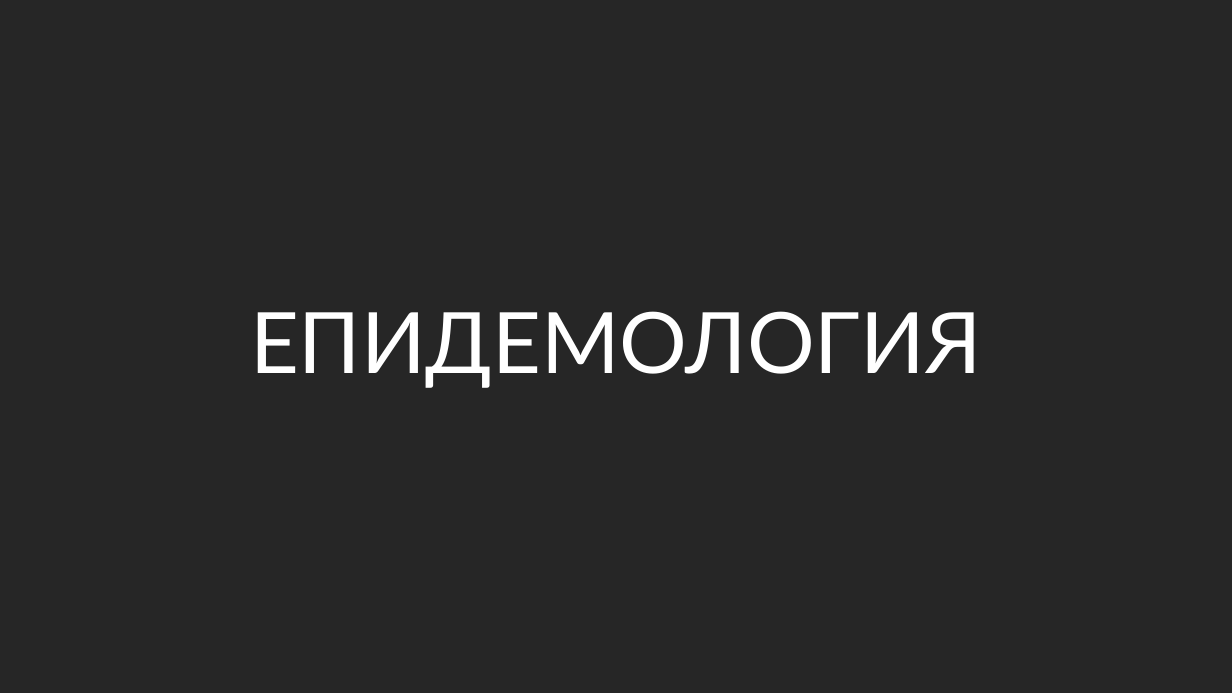
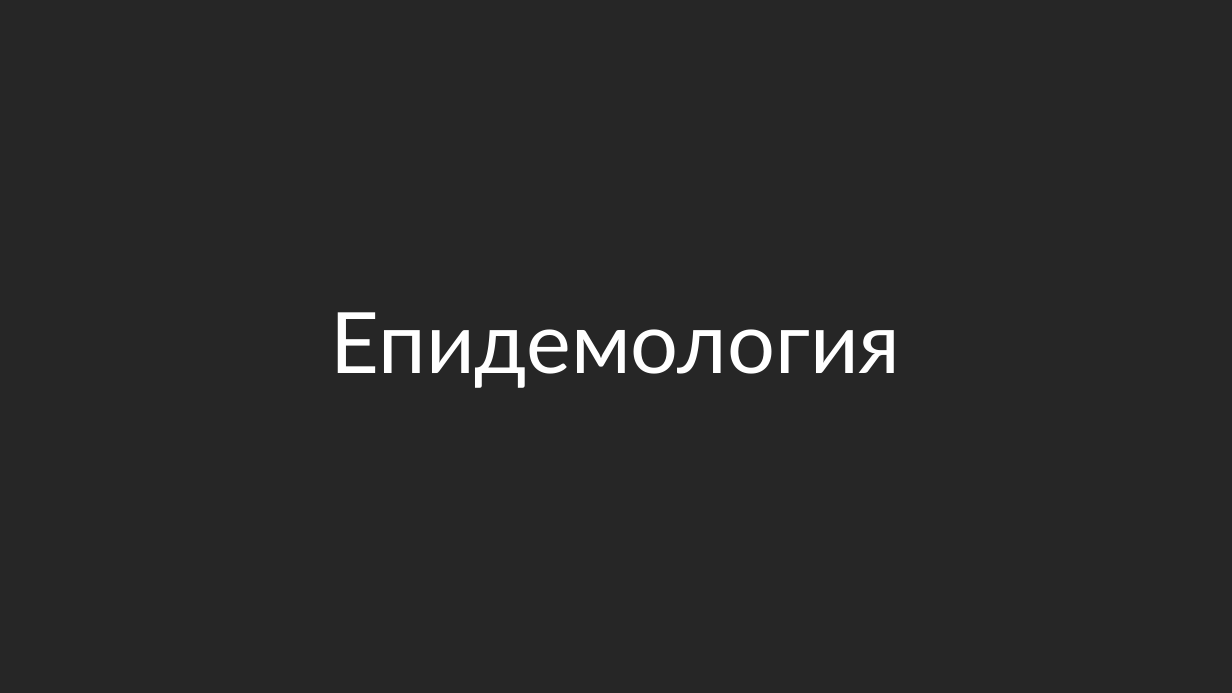
Before and after one commit to mnitchev/MathematicalModelling, a slide deck: slide 2 of MathematicalModelingOfEpidemology.pptx. Drawn at 1232x693 pixels with LibreOffice and Linux fonts; fonts in the diff are those of the drawing. Boxes give left, top, right and bottom in pixels: in the first picture for what was removed or moved away, otherwise in the second. Text is boxed around its words. In the diff, an @@ line names an element or a change of style, - is before the commit and + after.

```diff
--- a/MathematicalModelingOfEpidemology.pptx
+++ b/MathematicalModelingOfEpidemology.pptx
@@ title at (331,312,901,388): text changed @@
-ЕПИДЕМОЛОГИЯ
+Епидемология
```
Also in this commit, not shown: 2 other slides changed, 4 slides added, 1 slide removed.
